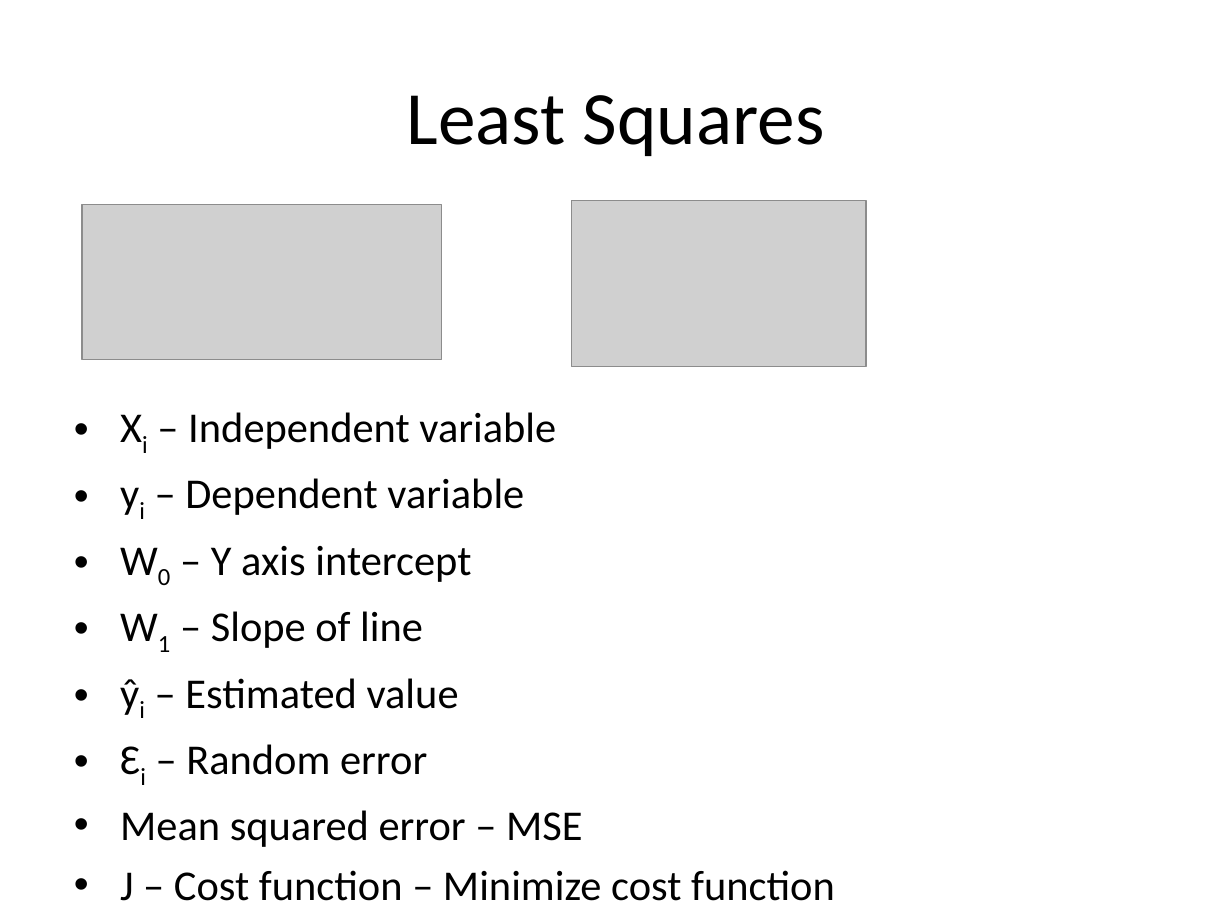
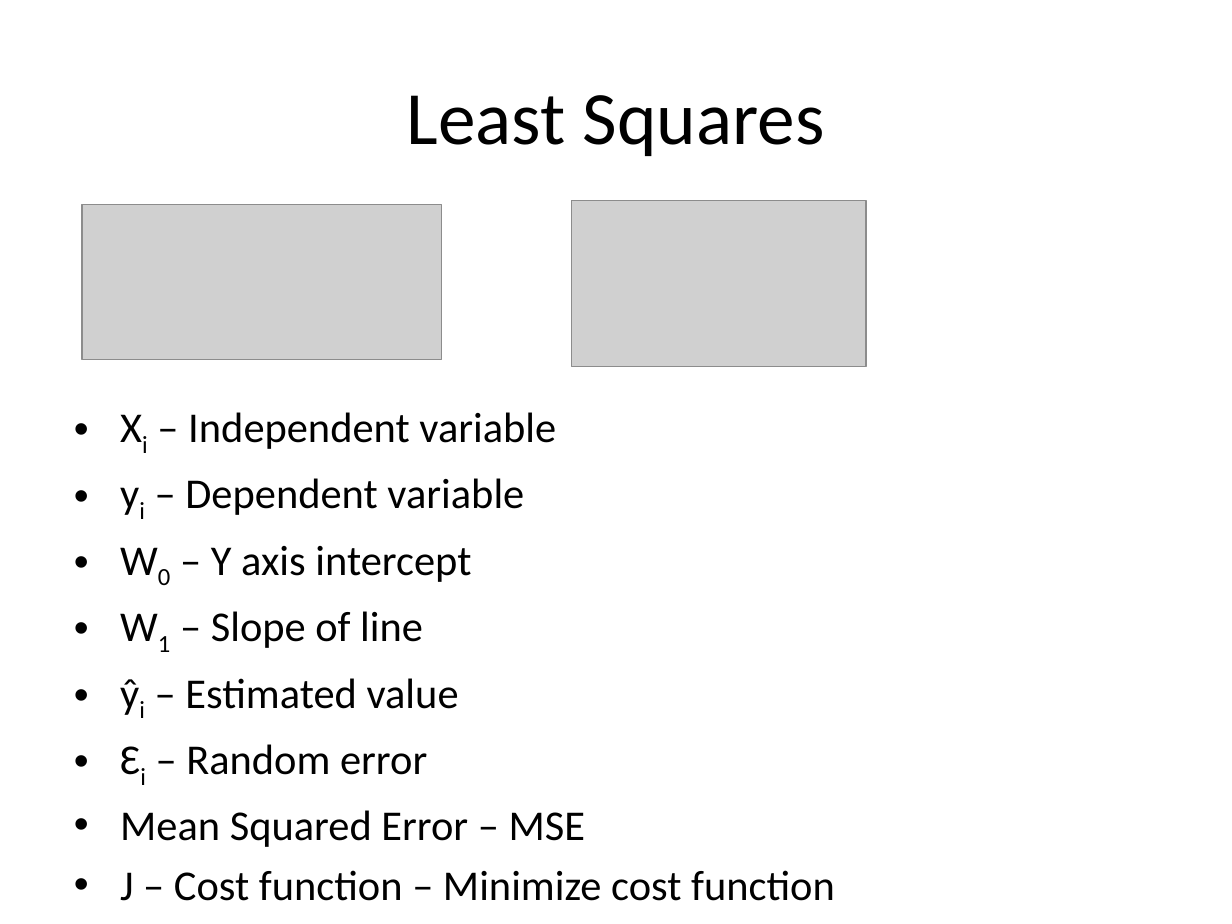
Before and after one commit to look4pritam/ArtificialIntelligence, a slide deck: slide 12 of MachineLearning/LinearRegression/LinearRegression.pptx. Drawn at 1232x924 pixels with LibreOffice and Linux fonts; fonts in the diff are those of the drawing; grey boxes stand for pictures. Boxes give left, top, right and bottom in pixels: in the first picture for what was removed or moved away, otherwise in the second. Text is boxed around its words. In the diff, an @@ line names an element or a change of style, - is before the commit and + after.

```diff
--- a/MachineLearning/LinearRegression/LinearRegression.pptx
+++ b/MachineLearning/LinearRegression/LinearRegression.pptx
@@ text at (120,810,586,847): text changed @@
-• Mean squared error – MSE
+• Mean Squared Error – MSE
```
Also in this commit, not shown: 3 other slides changed, 1 other file.
